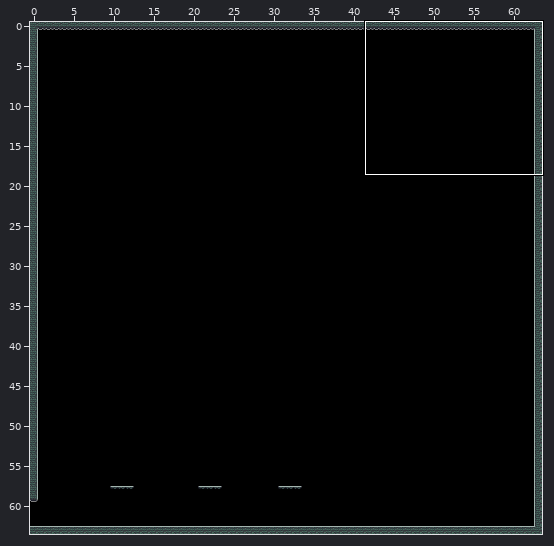
Tiled map -- DeathBros/Assets/TiledMaps/green_ruins/green_ruins_1.tmx. The first picture is a wide view before the edit; the outline marks the close-up.
Close-up. Before the edit:
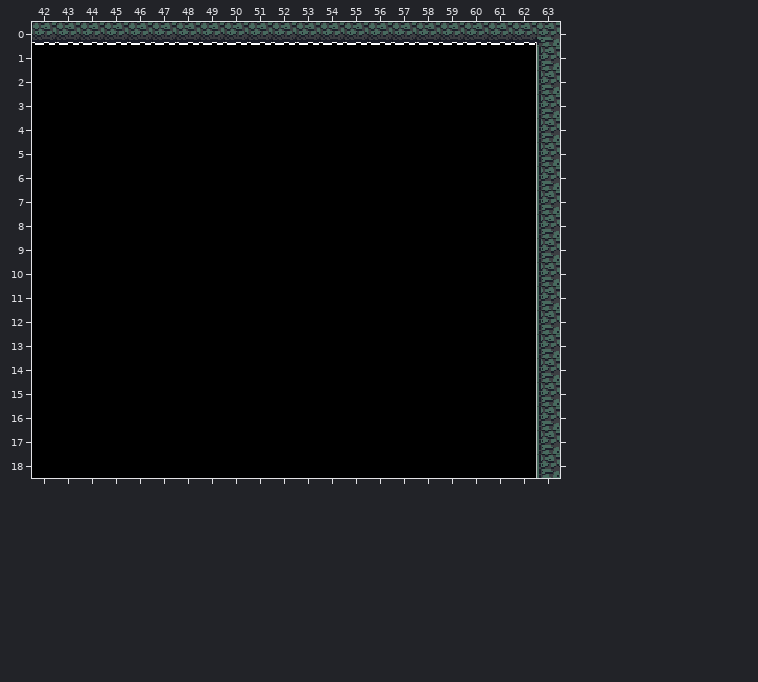
Cells are 16x16 px. Shown: x 42..63, y 0..18. The commit also changed other parts of the map, which this record leaves out.
After:
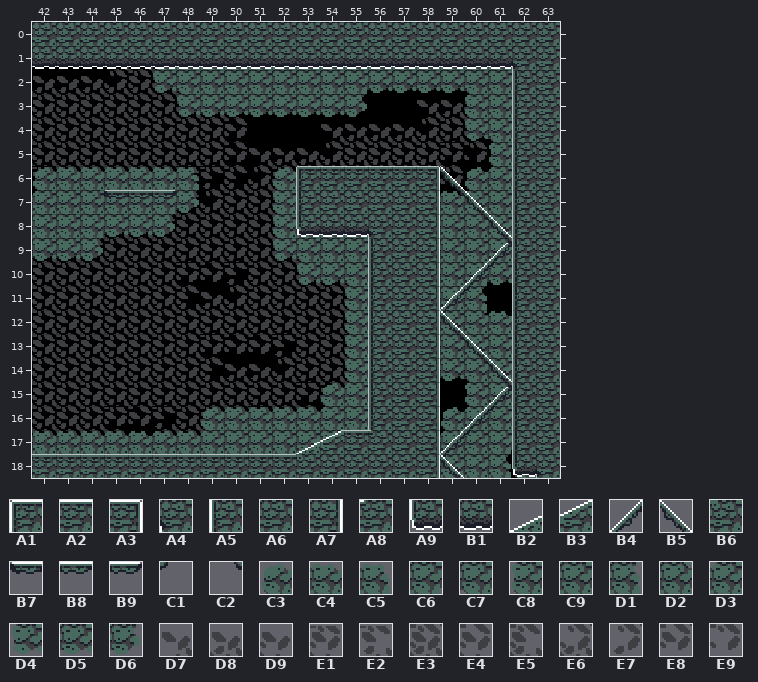
Key: from "green_ruins_tiles": A1 0, A2 1, A3 2, A4 5, A5 16, A6 17, A7 18, A8 21, A9 32, B1 33, B2 38, B3 39, B4 43, B5 44, B6 54, B7 56, B8 57, B9 58, C1 59, C2 60, C3 80, C4 81, C5 82, C6 84, C7 85, C8 96, C9 97, D1 98, D2 100, D3 101, D4 112, D5 113, D6 114, D7 176, D8 177, D9 178, E1 180, E2 181, E3 193, E4 194, E5 196, E6 197, E7 208, E8 209, E9 210.
__ is an empty cell, .. an unchanged one.
Change:
--- layer "BG3"
@@ x 42..60 @@
- 1 .. .. .. __ __ __ .. __ .. .. .. .. .. .. .. .. .. .. ..
- 2 __ __ __ __ __ __ __ .. .. .. .. .. .. .. .. .. .. .. ..
- 3 __ __ __ __ __ __ __ __ __ .. .. .. .. .. .. .. __ __ __
- 4 __ __ __ __ __ __ __ __ __ .. .. .. __ __ __ __ __ __ __
- 5 __ __ __ __ __ __ __ __ __ __ __ __ __ __ __ __ __ __ __
- 6 __ __ __ __ __ __ __ __ __ __ __ __ .. .. .. .. __ __ ..
- 7 __ .. .. .. .. __ __ __ __ __ __ .. .. .. .. .. .. .. ..
- 8 .. .. __ __ __ __ __ __ __ __ __ .. .. __ .. .. .. .. ..
- 9 __ __ __ __ __ __ __ __ __ __ __ __ .. .. .. .. .. .. ..
-10 __ __ __ __ __ __ __ __ __ __ __ __ __ __ .. .. .. .. ..
-11 __ __ __ __ __ __ __ __ __ __ __ __ __ __ .. .. .. .. ..
-12 __ __ __ __ __ __ __ __ __ __ __ __ __ __ .. .. .. .. ..
-13 __ __ __ __ __ __ __ __ __ __ __ __ __ __ .. .. .. .. ..
-14 __ __ __ __ __ __ __ __ __ __ __ __ __ __ .. .. .. .. ..
-15 __ __ __ __ __ __ __ __ __ __ __ __ __ __ .. .. .. .. ..
-16 __ __ __ __ __ __ __ __ __ __ __ __ .. .. .. .. .. .. ..
-17 __ __ __ __ .. __ __ __ .. .. .. .. .. .. .. .. .. .. ..
+ 1 .. .. .. D7 D8 D8 .. D9 .. .. .. .. .. .. .. .. .. .. ..
+ 2 D8 D8 D8 E6 E3 E3 E3 .. .. .. .. .. .. .. .. .. .. .. ..
+ 3 E3 E3 E3 E3 E3 E3 E3 E5 D9 .. .. .. .. .. .. .. D7 D8 D9
+ 4 E3 E3 E3 E3 E3 E3 E3 E3 E4 .. .. .. D7 D8 D8 D8 E6 E3 E4
+ 5 E3 E3 E3 E3 E3 E3 E3 E3 E4 D7 D8 D8 E6 E3 E3 E3 E3 E1 E9
+ 6 E2 E3 E3 E3 E3 E3 E1 E2 E5 E6 E3 E3 .. .. .. .. E8 E9 ..
+ 7 E6 .. .. .. .. E3 E5 E6 E3 E3 E3 .. .. .. .. .. .. .. ..
+ 8 .. .. E3 E3 E3 E3 E3 E3 E3 E3 E3 .. .. E3 .. .. .. .. ..
+ 9 E3 E3 E3 E3 E3 E3 E3 E3 E3 E3 E3 E3 .. .. .. .. .. .. ..
+10 E3 E3 E3 E3 E3 E3 E1 E8 E2 E3 E3 E3 E3 E3 .. .. .. .. ..
+11 E3 E3 E3 E3 E3 E3 E5 D8 E6 E3 E3 E3 E3 E3 .. .. .. .. ..
+12 E3 E3 E3 E3 E3 E3 E3 E3 E3 E3 E3 E3 E3 E3 .. .. .. .. ..
+13 E3 E3 E3 E3 E3 E3 E3 E1 E8 E8 E2 E3 E3 E1 .. .. .. .. ..
+14 E3 E3 E3 E3 E3 E3 E3 E5 D8 D8 E6 E3 E3 E4 .. .. .. .. ..
+15 E3 E3 E3 E3 E3 E3 E3 E3 E3 E3 E3 E1 E8 E9 .. .. .. .. ..
+16 E3 E3 E3 E1 E8 E2 E3 E3 E3 E1 E8 E9 .. .. .. .. .. .. ..
+17 E8 E8 E8 E9 .. E7 E8 E8 .. .. .. .. .. .. .. .. .. .. ..
--- layer "Background2"
@@ x 42..62 @@
- 1 .. .. .. .. .. __ __ __ __ __ __ __ __ __ __ __ __ __ __ __ ..
- 2 .. .. .. .. .. __ __ __ __ __ __ __ __ __ __ __ __ __ __ __ ..
- 3 .. .. .. .. .. .. __ __ __ __ __ __ __ __ .. .. .. .. __ __ ..
- 4 .. .. .. .. .. .. .. .. .. .. .. .. .. .. .. .. .. .. __ __ ..
- 5 .. .. .. .. .. .. .. .. .. .. .. .. .. .. .. .. .. .. .. __ ..
- 6 __ __ __ __ __ __ __ .. .. .. __ __ .. .. .. .. .. .. __ __ ..
- 7 __ __ __ __ __ __ __ .. .. .. __ .. .. .. .. .. .. __ __ __ ..
- 8 __ __ __ __ __ __ .. .. .. .. __ __ __ __ .. .. .. __ __ __ ..
- 9 __ __ __ .. .. .. .. .. .. .. __ __ __ __ .. .. .. __ __ __ ..
-10 .. .. .. .. .. .. .. .. .. .. .. __ __ __ .. .. .. __ __ __ ..
-11 .. .. .. .. .. .. .. .. .. .. .. .. .. __ .. .. .. __ __ .. ..
-12 .. .. .. .. .. .. .. .. .. .. .. .. .. __ .. .. .. __ __ __ ..
-13 .. .. .. .. .. .. .. .. .. .. .. .. .. __ .. .. .. __ __ __ ..
-14 .. .. .. .. .. .. .. .. .. .. .. .. .. __ .. .. .. __ __ __ ..
-15 .. .. .. .. .. .. .. .. .. .. .. .. __ __ .. .. .. .. __ __ ..
-16 .. .. .. .. .. .. .. __ __ __ __ __ __ __ .. .. .. __ __ __ ..
-17 __ __ __ __ __ __ __ __ __ __ __ __ __ .. .. .. .. __ __ __ ..
-18 .. .. .. .. .. .. .. .. .. .. .. .. .. .. .. .. .. __ __ __ __
+ 1 .. .. .. .. .. C8 C9 D2 D3 C9 C9 C9 C9 C9 C9 C9 C9 C9 C9 C9 ..
+ 2 .. .. .. .. .. D4 C7 C9 C9 C9 C9 C9 C9 C6 D5 D5 D5 D5 C7 C9 ..
+ 3 .. .. .. .. .. .. D4 D5 D5 D5 D5 D5 D5 D6 .. .. .. .. C8 C9 ..
+ 4 .. .. .. .. .. .. .. .. .. .. .. .. .. .. .. .. .. .. D4 C7 ..
+ 5 .. .. .. .. .. .. .. .. .. .. .. .. .. .. .. .. .. .. .. C8 ..
+ 6 C3 C4 C4 C4 C4 C4 C5 .. .. .. C3 C4 .. .. .. .. .. .. C3 D3 ..
+ 7 D3 C9 C9 C9 C9 C6 D6 .. .. .. C8 .. .. .. .. .. .. C4 D3 C9 ..
+ 8 C9 C9 C6 D5 D5 D6 .. .. .. .. C8 C9 C9 D2 .. .. .. C9 C9 C9 ..
+ 9 D5 D5 D6 .. .. .. .. .. .. .. D4 C7 C9 C9 .. .. .. C9 C9 C9 ..
+10 .. .. .. .. .. .. .. .. .. .. .. D4 D5 C7 .. .. .. C9 C6 D5 ..
+11 .. .. .. .. .. .. .. .. .. .. .. .. .. C8 .. .. .. C9 D1 .. ..
+12 .. .. .. .. .. .. .. .. .. .. .. .. .. C8 .. .. .. C9 D2 C4 ..
+13 .. .. .. .. .. .. .. .. .. .. .. .. .. C8 .. .. .. C9 C9 C9 ..
+14 .. .. .. .. .. .. .. .. .. .. .. .. .. C8 .. .. .. D5 C7 C9 ..
+15 .. .. .. .. .. .. .. .. .. .. .. .. C3 D3 .. .. .. .. C8 C9 ..
+16 .. .. .. .. .. .. .. C3 C4 C4 C4 C4 D3 C9 .. .. .. C3 D3 C9 ..
+17 C4 C4 C4 C4 C4 C4 C4 D3 C9 C9 C9 C9 C9 .. .. .. .. D3 C9 C6 ..
+18 .. .. .. .. .. .. .. .. .. .. .. .. .. .. .. .. .. C9 C9 D1 C3
--- layer "Collision"
@@ x 42..63 @@
- 0 B1 B1 B1 B1 B1 B1 B1 B1 B1 B1 B1 B1 B1 B1 B1 B1 B1 B1 B1 B1 B1 A4
- 1 __ __ __ __ __ __ __ __ __ __ __ __ __ __ __ __ __ __ __ __ __ A5
- 2 .. .. .. .. .. .. .. .. .. .. .. .. .. .. .. .. .. .. .. .. __ A5
- 3 .. .. .. .. .. .. .. .. .. .. .. .. .. .. .. .. .. .. .. .. __ A5
- 4 .. .. .. .. .. .. .. .. .. .. .. .. .. .. .. .. .. .. .. .. __ A5
- 5 .. .. .. .. .. .. .. .. .. .. .. .. .. .. .. .. .. .. .. .. __ A5
- 6 .. .. .. .. .. .. .. .. .. .. .. __ __ __ __ __ __ .. .. .. __ A5
- 7 .. .. .. .. .. .. .. .. .. .. .. __ __ __ __ __ __ .. .. .. __ A5
- 8 .. .. .. .. .. .. .. .. .. .. .. __ __ __ __ __ __ .. .. .. __ A5
- 9 .. .. .. .. .. .. .. .. .. .. .. .. .. .. __ __ __ .. .. .. __ A5
-10 .. .. .. .. .. .. .. .. .. .. .. .. .. .. __ __ __ .. .. .. __ A5
-11 .. .. .. .. .. .. .. .. .. .. .. .. .. .. __ __ __ .. .. .. __ A5
-12 .. .. .. .. .. .. .. .. .. .. .. .. .. .. __ __ __ .. .. .. __ A5
-13 .. .. .. .. .. .. .. .. .. .. .. .. .. .. __ __ __ .. .. .. __ A5
-14 .. .. .. .. .. .. .. .. .. .. .. .. .. .. __ __ __ .. .. .. __ A5
-15 .. .. .. .. .. .. .. .. .. .. .. .. .. .. __ __ __ .. .. .. __ A5
-16 .. .. .. .. .. .. .. .. .. .. .. .. .. .. __ __ __ .. .. .. __ A5
-17 .. .. .. .. .. .. .. .. .. .. .. __ __ __ __ __ __ .. .. .. __ A5
-18 __ __ __ __ __ __ __ __ __ __ __ __ __ __ __ __ __ .. .. .. __ A5
+ 0 A6 A6 A6 A6 A6 A6 A6 A6 A6 A6 A6 A6 A6 A6 A6 A6 A6 A6 A6 A6 A6 A6
+ 1 B1 B1 B1 B1 B1 B1 B1 B1 B1 B1 B1 B1 B1 B1 B1 B1 B1 B1 B1 B1 A4 A6
+ 2 .. .. .. .. .. .. .. .. .. .. .. .. .. .. .. .. .. .. .. .. A5 A6
+ 3 .. .. .. .. .. .. .. .. .. .. .. .. .. .. .. .. .. .. .. .. A5 A6
+ 4 .. .. .. .. .. .. .. .. .. .. .. .. .. .. .. .. .. .. .. .. A5 A6
+ 5 .. .. .. .. .. .. .. .. .. .. .. .. .. .. .. .. .. .. .. .. A5 A6
+ 6 .. .. .. .. .. .. .. .. .. .. .. A1 A2 A2 A2 A2 A3 .. .. .. A5 A6
+ 7 .. .. .. .. .. .. .. .. .. .. .. A5 A6 A6 A6 A6 A7 .. .. .. A5 A6
+ 8 .. .. .. .. .. .. .. .. .. .. .. A9 B1 B1 A4 A6 A7 .. .. .. A5 A6
+ 9 .. .. .. .. .. .. .. .. .. .. .. .. .. .. A5 A6 A7 .. .. .. A5 A6
+10 .. .. .. .. .. .. .. .. .. .. .. .. .. .. A5 A6 A7 .. .. .. A5 A6
+11 .. .. .. .. .. .. .. .. .. .. .. .. .. .. A5 A6 A7 .. .. .. A5 A6
+12 .. .. .. .. .. .. .. .. .. .. .. .. .. .. A5 A6 A7 .. .. .. A5 A6
+13 .. .. .. .. .. .. .. .. .. .. .. .. .. .. A5 A6 A7 .. .. .. A5 A6
+14 .. .. .. .. .. .. .. .. .. .. .. .. .. .. A5 A6 A7 .. .. .. A5 A6
+15 .. .. .. .. .. .. .. .. .. .. .. .. .. .. A5 A6 A7 .. .. .. A5 A6
+16 .. .. .. .. .. .. .. .. .. .. .. .. .. .. A5 A6 A7 .. .. .. A5 A6
+17 .. .. .. .. .. .. .. .. .. .. .. B2 B3 A2 A8 A6 A7 .. .. .. A5 A6
+18 A2 A2 A2 A2 A2 A2 A2 A2 A2 A2 A2 B6 A6 A6 A6 A6 A7 .. .. .. A9 A4
--- layer "Platforms"
@@ x 45..47 @@
- 7 __ __ __
+ 7 B7 B8 B9
@@ x 59..61 @@
- 9 .. .. __
-10 .. __ __
-11 __ __ ..
-12 __ .. ..
+ 9 .. .. B4
+10 .. B4 C1
+11 B4 C1 ..
+12 C1 .. ..
@@ x 59..61 @@
-15 .. .. __
-16 .. __ __
-17 __ __ ..
-18 __ .. ..
+15 .. .. B4
+16 .. B4 C1
+17 B4 C1 ..
+18 C1 .. ..
--- layer "Platforms2"
@@ x 59..61 @@
- 6 __ .. ..
- 7 __ __ ..
- 8 .. __ __
- 9 .. .. __
+ 6 B5 .. ..
+ 7 C2 B5 ..
+ 8 .. C2 B5
+ 9 .. .. C2
@@ x 59..61 @@
-12 __ .. ..
-13 __ __ ..
-14 .. __ __
-15 .. .. __
+12 B5 .. ..
+13 C2 B5 ..
+14 .. C2 B5
+15 .. .. C2
@@ x 59..59 @@
-18 __
+18 B5
Where, in picture pixels (left, top, right, bottom), the same in both close-ups:
changed: (32, 35, 542, 478)
